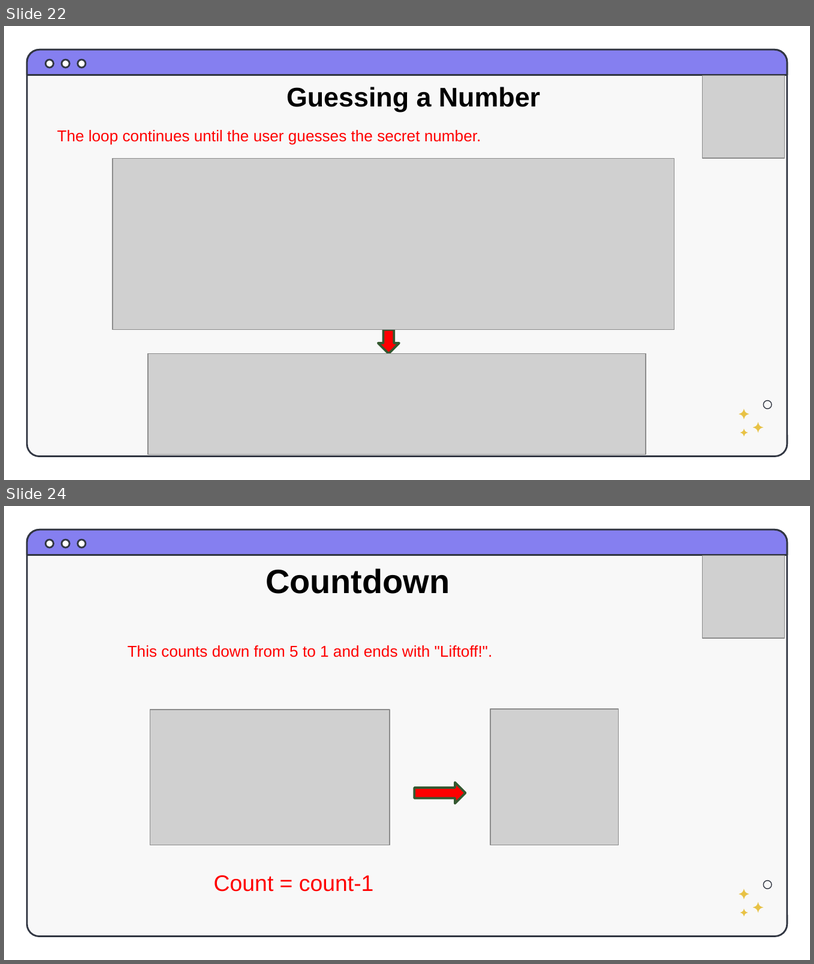
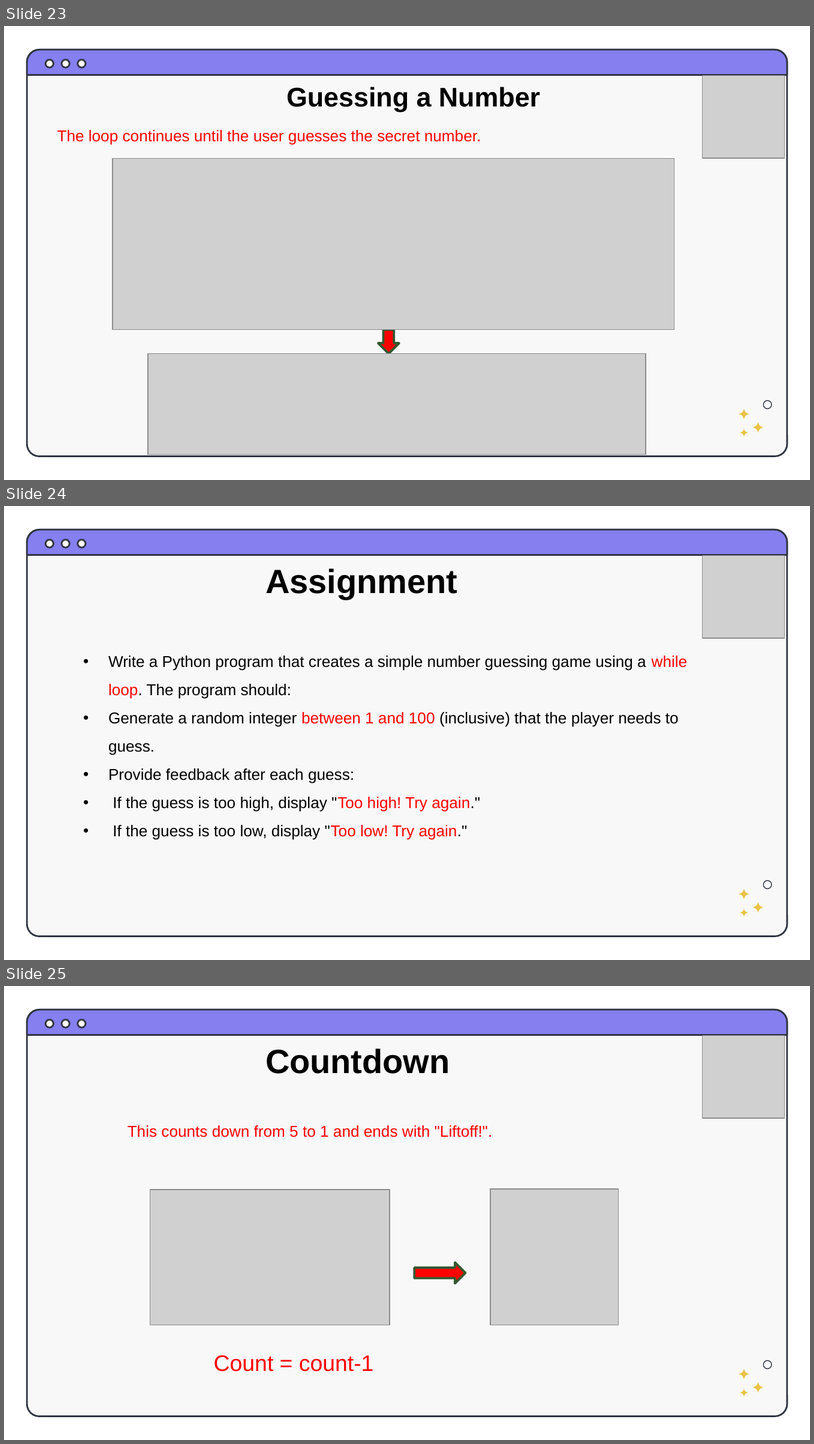
Before and after one commit to RIGTraining/PythonClass, a slide deck: Python_Kids_Ch4.pptx. Shown one above the other, each under a label of ours: slides 22 and 24 before the commit, slides 23, 24 and 25 after it; the slides between them are not shown. The pictures are 814x964 and 814x1444 pixels, drawn with LibreOffice and Linux fonts; fonts in the diff are those of the drawing; grey boxes stand for pictures. Boxes give left, top, right and bottom in pixels: in the first picture for what was removed or moved away, otherwise in the second. Text is boxed around its words. In the diff, an @@ line names an element or a change of style, - is before the commit and + after.

```diff
--- a/Python_Kids_Ch4.pptx
+++ b/Python_Kids_Ch4.pptx
@@ slide 24 added at box(4, 506, 810, 960), background #FFFFFF; not listed: 9 template elements that a slide beside it also shows @@
@@ picture added at box(702, 556, 785, 638) @@
@@ text added at box(266, 568, 458, 599), 30 pt, text #000000, bold @@
+Assignment
@@ text added at box(108, 655, 688, 840), 14 pt, text #000000 @@
+• Write a Python program that creates a simple number guessing game using a while loop. The program should:
+• Generate a random integer between 1 and 100 (inclusive) that the player needs to guess.
+• Provide feedback after each guess:
+      • If the guess is too high, display "Too high! Try again."
+• If the guess is too low, display "Too low! Try again."
@@ what was slide 22 is now slide 23 @@
@@ what was slide 24 is now slide 25 @@
```
Also in this commit, not shown: 2 slides changed, 1 other slide added, 1 slide removed, 2 other files.
